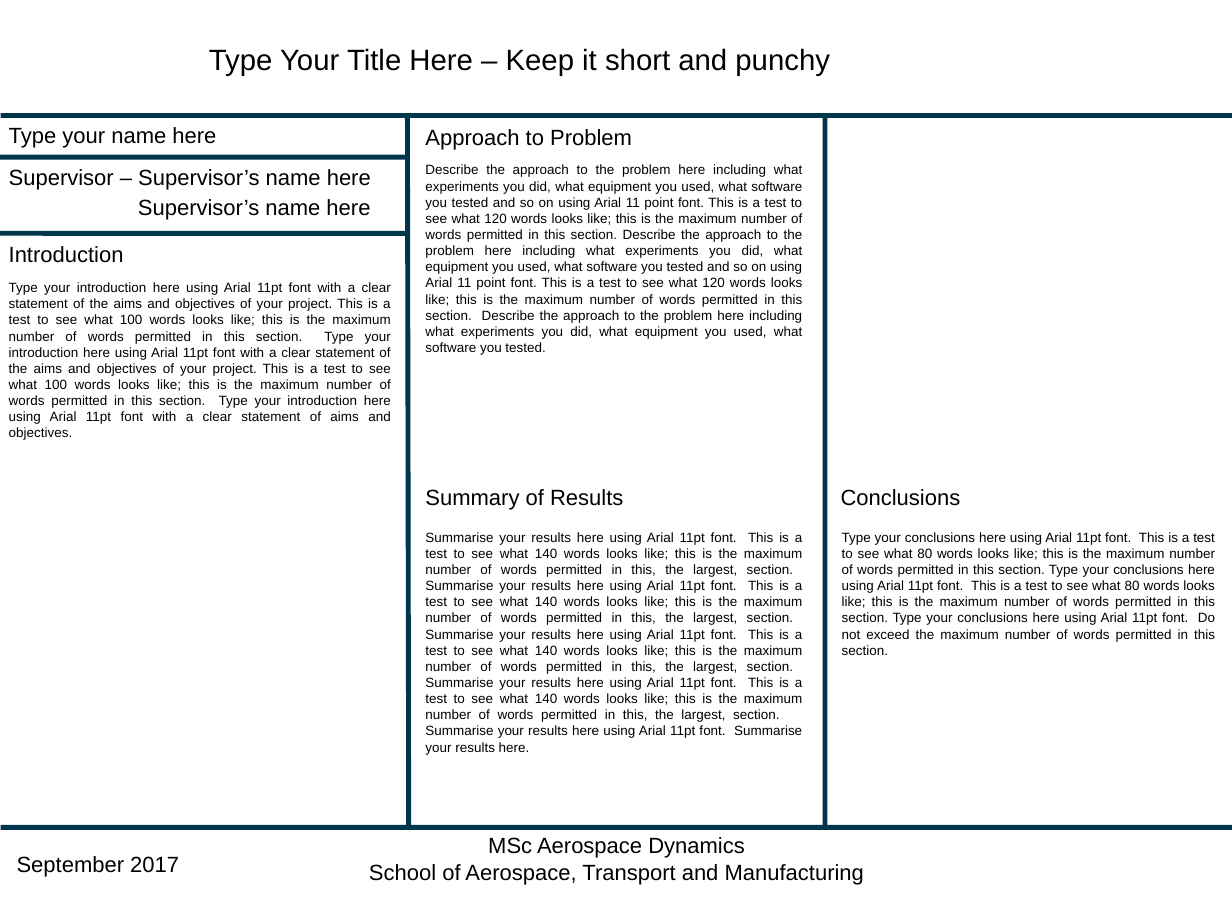
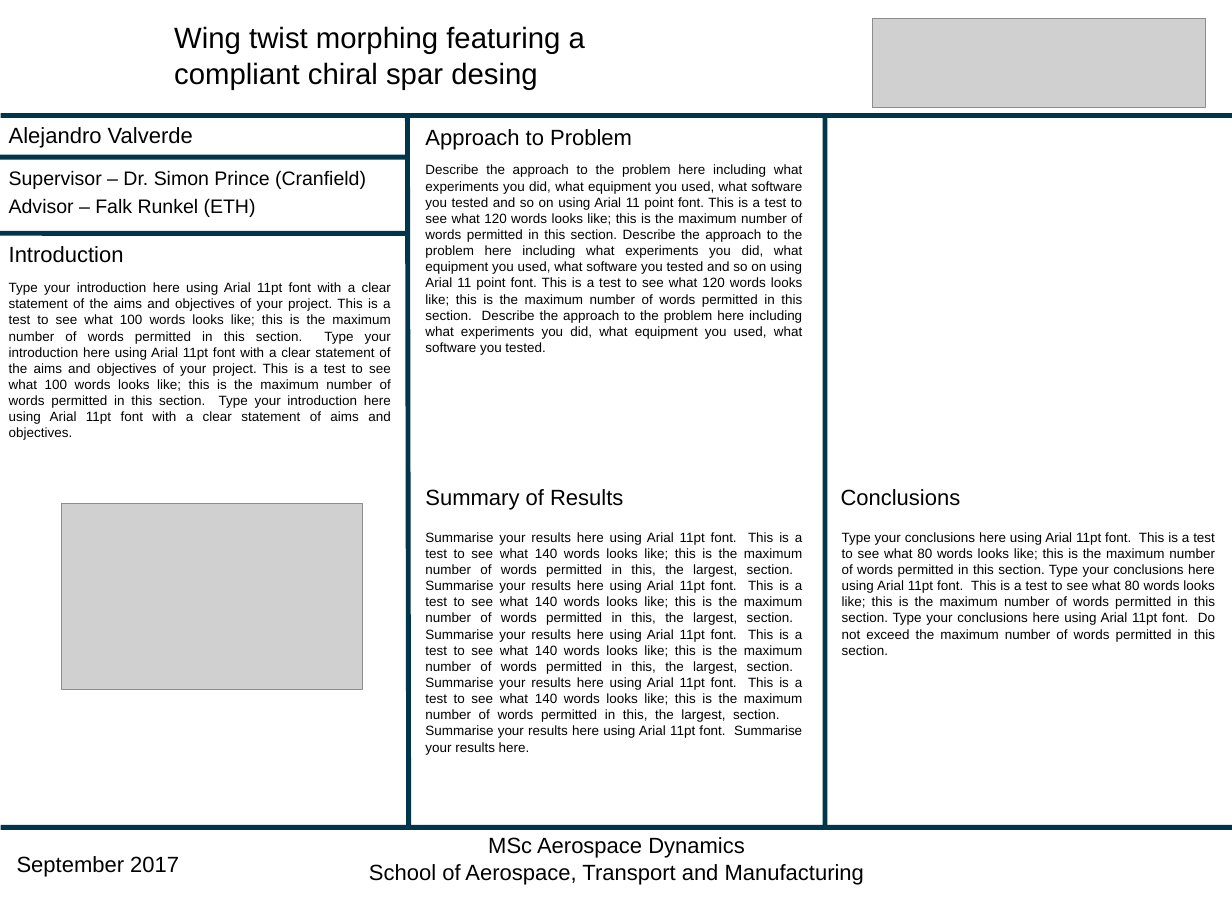
Before and after one commit to AlejandroValverde/presentation, a slide deck: slide 1 of Aerospace Dynamics -postertemplate2017.pptx. Drawn at 1232x924 pixels with LibreOffice and Linux fonts; fonts in the diff are those of the drawing; grey boxes stand for pictures; background and template pictures are left out. Boxes give left, top, right and bottom in pixels: in the first picture for what was removed or moved away, otherwise in the second. Text is boxed around its words. In the diff, an @@ line names an element or a change of style, - is before the commit and + after.

Commit message:
Changes

```diff
--- a/Aerospace Dynamics -postertemplate2017.pptx
+++ b/Aerospace Dynamics -postertemplate2017.pptx
@@ title at bbox=[174, 26, 585, 90]: text changed @@
-Type Your Title Here – Keep it short and punchy
+Wing twist morphing featuring a
+compliant chiral spar desing
@@ picture added at bbox=[872, 18, 1205, 107] @@
@@ text at bbox=[9, 127, 193, 148]: text changed @@
-Type your name here
+Alejandro Valverde
@@ text at bbox=[9, 170, 366, 217]: text changed; size 18 to 16 pt @@
-Supervisor – Supervisor’s name here
-Supervisor’s name here
+Supervisor – Dr. Simon Prince (Cranfield)
+Advisor – Falk Runkel (ETH)
@@ picture added at bbox=[62, 503, 363, 689] @@
```
